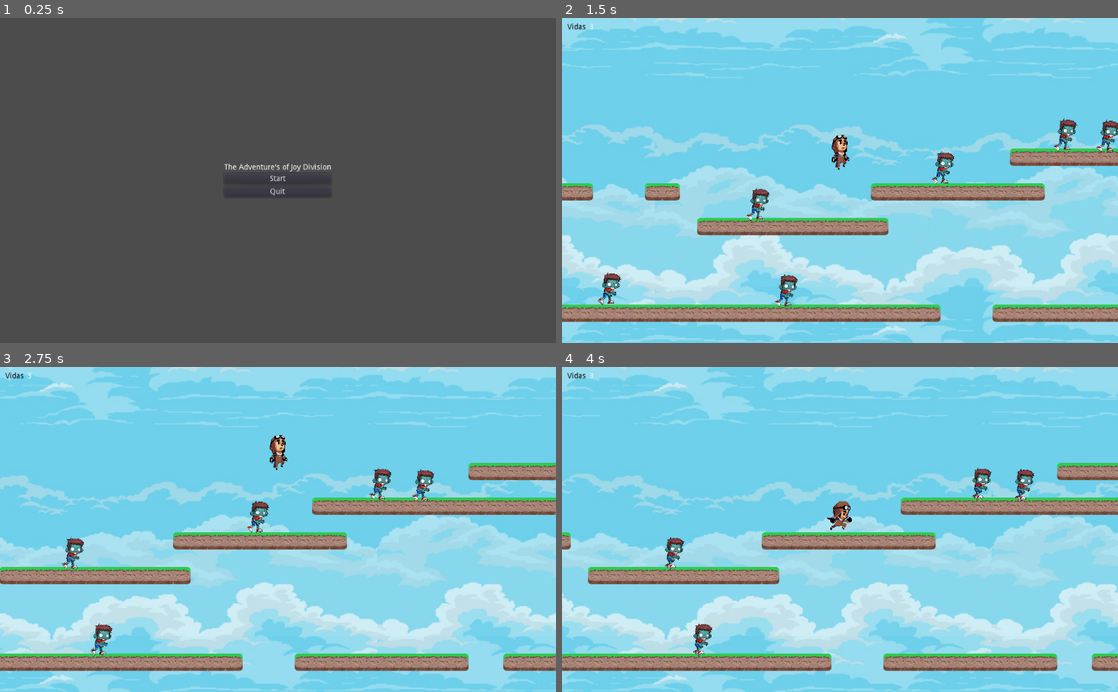
Above: before the commit, frames 1-4 (two rows, left to right).
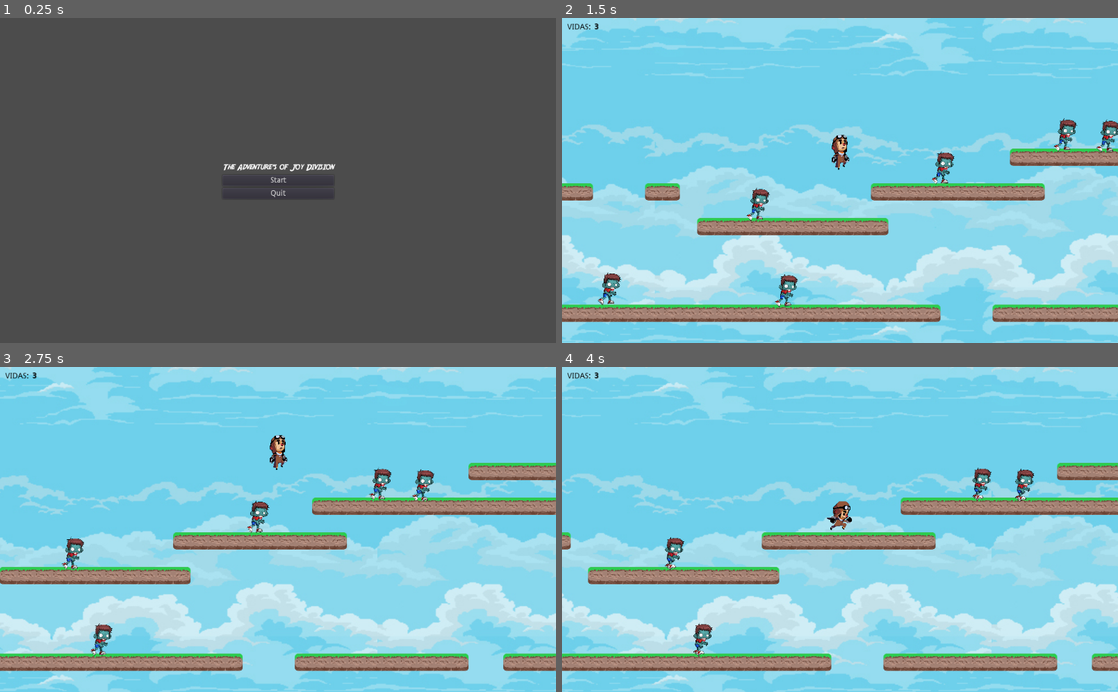
Above: after the commit, the same moments.

Repository: adrianoacs/Godot-MyFirstGame2D
Game: Godot game, scene res://Menu.tscn
Two runs of this game, one before a commit and one after it. Both use one fixed random seed, a clock stepped at 60 frames per second and the inputs below.
Inputs:
- Up to frame 1 (0.25 s): no input
- Up to frame 2 (1.5 s): click "Start" at 0.5 s; hold Right (ui_right) from 1.28 s (still down); hold Up (ui_up) from 1.28 s (still down)
- Up to frame 3 (2.75 s): keep holding Right (ui_right); release Up (ui_up) at 2.03 s; tap Up (ui_up) at 2.1, 2.27, 2.57 s
- Up to frame 4 (4 s): release Right (ui_right) at 2.78 s; hold Left (ui_left) 2.78-3.53 s; hold Up (ui_up) 2.78-3.53 s; hold Right (ui_right) from 3.53 s (still down); tap Up (ui_up) at 3.6, 3.77 s

The runs differ from the first frame. In frame 1, 0.3% of the frame differs, in the area x 40-61%, y 44-56%; in frame 2, less than 0.1%; in frame 3, less than 0.1%; in frame 4, less than 0.1%.

Commit message:
alteração da fonte do menu + inclusão de sons

Diff:
--- a/Menu.tscn
+++ b/Menu.tscn
@@ -1,6 +1,14 @@
-[gd_scene load_steps=2 format=2]
+[gd_scene load_steps=6 format=2]
 
 [ext_resource path="res://Menu.gd" type="Script" id=1]
+[ext_resource path="res://sounds/open.wav" type="AudioStream" id=2]
+[ext_resource path="res://Fonts/Adventure.otf" type="DynamicFontData" id=3]
+
+[sub_resource type="StyleBoxTexture" id=2]
+region_rect = Rect2( 266, 77, 3, 0 )
+
+[sub_resource type="DynamicFont" id=1]
+font_data = ExtResource( 3 )
 
 [node name="Control" type="Control"]
 anchor_right = 1.0
@@ -13,31 +21,39 @@
 [node name="CenterContainer" type="CenterContainer" parent="."]
 anchor_right = 1.0
 anchor_bottom = 1.0
+margin_left = 1.29236
+margin_right = 1.29236
 __meta__ = {
 "_edit_use_anchors_": false
 }
 
 [node name="VBoxContainer" type="VBoxContainer" parent="CenterContainer"]
-margin_left = 413.0
-margin_top = 269.0
-margin_right = 610.0
-margin_bottom = 331.0
+margin_left = 409.0
+margin_top = 265.0
+margin_right = 1000.0
+margin_bottom = 334.0
 
 [node name="MeuGame" type="Label" parent="CenterContainer/VBoxContainer"]
-margin_right = 197.0
-margin_bottom = 14.0
+margin_right = 591.0
+margin_bottom = 21.0
+custom_styles/normal = SubResource( 2 )
+custom_fonts/font = SubResource( 1 )
 text = "The Adventure's of Joy Division"
 
 [node name="Start" type="Button" parent="CenterContainer/VBoxContainer"]
-margin_top = 18.0
-margin_right = 197.0
-margin_bottom = 38.0
+margin_top = 25.0
+margin_right = 591.0
+margin_bottom = 45.0
 text = "Start"
 
 [node name="Quit" type="Button" parent="CenterContainer/VBoxContainer"]
-margin_top = 42.0
-margin_right = 197.0
-margin_bottom = 62.0
+margin_top = 49.0
+margin_right = 591.0
+margin_bottom = 69.0
 text = "Quit"
+
+[node name="audioMenu" type="AudioStreamPlayer2D" parent="."]
+stream = ExtResource( 2 )
+autoplay = true
 [connection signal="pressed" from="CenterContainer/VBoxContainer/Start" to="." method="_on_Start_pressed"]
 [connection signal="pressed" from="CenterContainer/VBoxContainer/Quit" to="." method="_on_Quit_pressed"]
--- a/Monstro.tscn
+++ b/Monstro.tscn
@@ -77,3 +77,4 @@
 
 [node name="audioDie" type="AudioStreamPlayer2D" parent="."]
 stream = ExtResource( 12 )
+volume_db = 5.0
--- a/ParallaxBackground.tscn
+++ b/ParallaxBackground.tscn
@@ -1,6 +1,7 @@
-[gd_scene load_steps=2 format=2]
+[gd_scene load_steps=3 format=2]
 
 [ext_resource path="res://back.jpg" type="Texture" id=1]
+[ext_resource path="res://sounds/FirstFase.wav" type="AudioStream" id=2]
 
 [node name="ParallaxBackground" type="ParallaxBackground"]
 
@@ -13,3 +14,7 @@
 scale = Vector2( 2, 1.687 )
 texture = ExtResource( 1 )
 centered = false
+
+[node name="firstFase" type="AudioStreamPlayer" parent="."]
+stream = ExtResource( 2 )
+autoplay = true
--- a/Player.gd
+++ b/Player.gd
@@ -9,6 +9,7 @@
 
 func _ready():
 	get_node("CanvasLayer/lblQtdVidas").text = str(life)
+	get_node("Audios/die").autoplay = false
 
 func _physics_process(delta):
 	motion.y += GRAVITY
@@ -27,7 +28,7 @@
 	if is_on_floor():
 		if Input.is_action_pressed("ui_up"):
 			motion.y = JUMP_HEIGHT;
-			get_node("audioJump").play()
+			get_node("Audios/audioJump").play()
 	else:
 		$Sprite.play("Jump")
 	motion = move_and_slide(motion, UP)
@@ -39,9 +40,13 @@
 
 
 func _on_dano_body_entered(body):
+	get_node("Audios/die").play()
+	$Sprite.play("Jump")
+	motion.y = -250
+	motion = move_and_slide(motion, UP)
+
 	life -= 1
 	get_node("CanvasLayer/lblQtdVidas").text = str(life)
 	if (life == 0):
 		$".".queue_free()
 		get_tree().change_scene("res://Menu.tscn")
-	print(life)
--- a/Player.tscn
+++ b/Player.tscn
@@ -13,6 +13,7 @@
 [ext_resource path="res://Player/Jump1.png" type="Texture" id=11]
 [ext_resource path="res://Player/Jump0.png" type="Texture" id=12]
 [ext_resource path="res://sounds/JumpJoy.wav" type="AudioStream" id=13]
+[ext_resource path="res://sounds/joyDying.ogg" type="AudioStream" id=14]
 
 [sub_resource type="SpriteFrames" id=1]
 animations = [ {
@@ -87,25 +88,37 @@
 [node name="lblVidas" type="Label" parent="CanvasLayer"]
 margin_left = 10.0
 margin_top = 10.0
-margin_right = 86.0
-margin_bottom = 22.0
+margin_right = 110.0
+margin_bottom = 24.0
 custom_colors/font_color = Color( 0.00392157, 0, 0, 1 )
-text = "Vidas"
+text = "Vidas:"
+uppercase = true
 __meta__ = {
 "_edit_use_anchors_": false
 }
 
 [node name="lblQtdVidas" type="Label" parent="CanvasLayer"]
-margin_left = 50.0
-margin_top = 10.0
-margin_right = 89.0
+margin_left = 59.0
+margin_top = 9.0
+margin_right = 98.0
 margin_bottom = 24.0
+custom_colors/font_color = Color( 0, 0, 0, 1 )
+custom_colors/font_color_shadow = Color( 0, 0, 0, 1 )
 __meta__ = {
 "_edit_use_anchors_": false
 }
 
-[node name="audioJump" type="AudioStreamPlayer2D" parent="."]
+[node name="Audios" type="Node" parent="."]
+
+[node name="audioJump" type="AudioStreamPlayer2D" parent="Audios"]
+position = Vector2( 542.613, 60.9487 )
 stream = ExtResource( 13 )
+volume_db = -10.064
+
+[node name="die" type="AudioStreamPlayer" parent="Audios"]
+stream = ExtResource( 14 )
+volume_db = 10.0
+mix_target = 1
 [connection signal="body_entered" from="pes" to="." method="_on_pes_body_entered"]
 [connection signal="body_entered" from="dano" to="." method="_on_dano_body_entered"]
 [connection signal="body_shape_entered" from="dano" to="." method="_on_dano_body_shape_entered"]
Binary file added: Fonts/Adventure.otf
Binary file added: Fonts/AnyConv.com__Adventure.ttf
Not shown: 1 places in Player.tscn that only renumber resources
Not shown, added: sounds/FirstFase.wav.import
Not shown, added: sounds/joyDying.ogg.import
Not shown, added: sounds/open.wav.import
Not shown, added: sounds/FirstFase.wav
Not shown, added: sounds/joyDying.ogg
Not shown, added: sounds/open.wav
